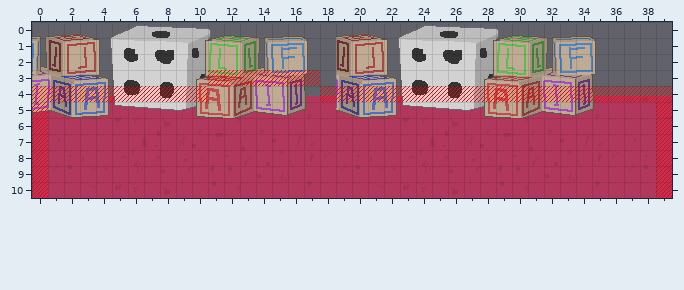
Tiled map: Project Stroke/resources/images/tiled/Mapa.tmx. Above, as it was before the edit.
Cells are 16x16 px. Shown: x 0..39, y 0..10.
New version:
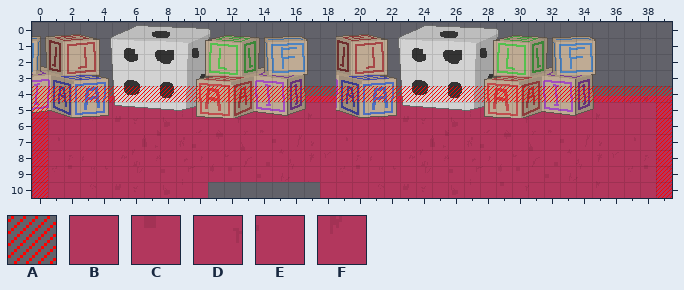
Key: from "collisionTileset": A 0; from "floorTileset": B 18, C 119, D 120, E 121, F 125.
_ is an empty cell.
Log entry: Arregladas las colisiones superiores e inferiores del mapa
Diff:
Layer "Floor":
The edit erases tile B in row 10 at x 14 to 16.
The edit erases tile C in row 10 at x 11.
The edit erases tile D in row 10 at x 12.
The edit erases tile E in row 10 at x 13.
The edit erases tile F in row 10 at x 17.
Layer "Collision":
There is now tile A in row 4 at x 11 to 17.
The edit erases tile A in row 3 at x 11 to 17.
